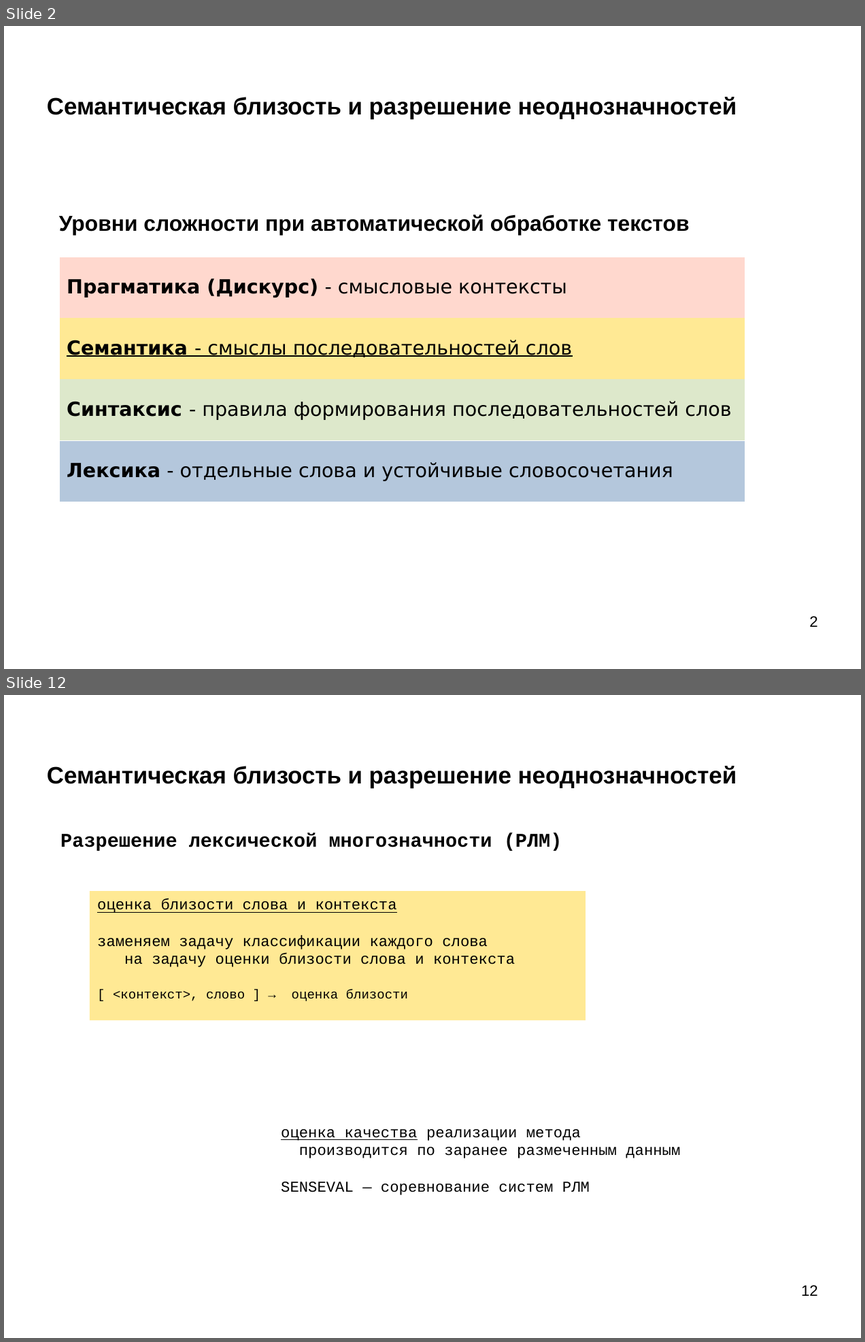
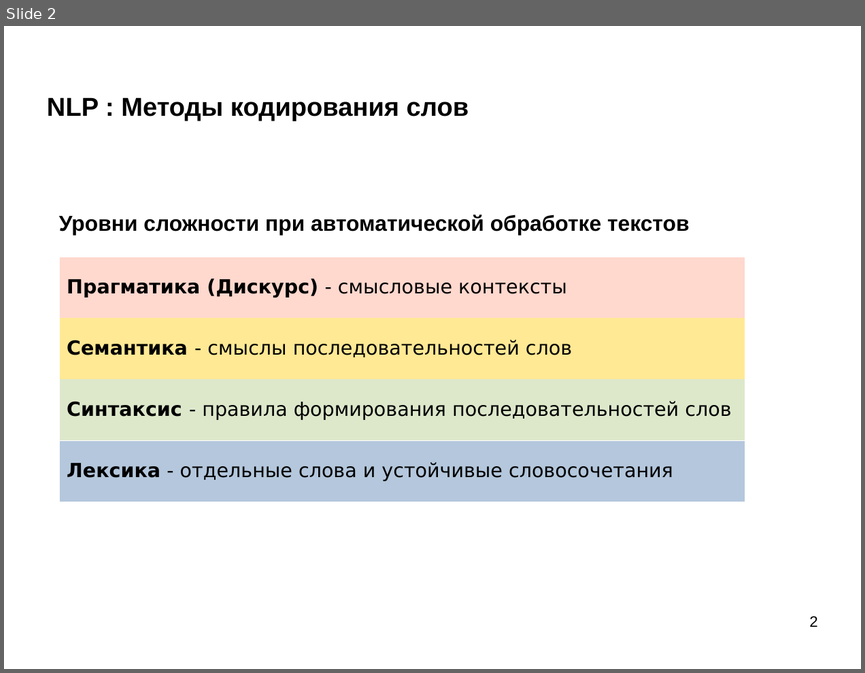
Before and after one commit to mechanoid5/ml_lectorium_legacy, a slide deck: 29-text-w2v.odp. Shown one above the other, each under a label of ours: slides 2 and 12 before the commit, slide 2 after it; the slides between them are not shown. The pictures are 865x1342 and 865x673 pixels, drawn with LibreOffice and Linux fonts; fonts in the diff are those of the drawing; background and template pictures are left out. Boxes give left, top, right and bottom in pixels: in the first picture for what was removed or moved away, otherwise in the second. Text is boxed around its words. In the diff, an @@ line names an element or a change of style, - is before the commit and + after.

```diff
--- a/29-text-w2v.odp
+++ b/29-text-w2v.odp
@@ slide 12 removed at box(4, 695, 861, 1338), background picture (left out) @@
@@ title removed at box(47, 766, 737, 788) @@
-Семантическая близость и разрешение неоднозначностей
@@ text removed at box(60, 833, 562, 851) @@
-Разрешение лексической многозначности (РЛМ)
@@ rectangle removed at box(90, 891, 585, 1020) @@
-оценка близости слова и контекста
-заменяем задачу классификации каждого слова
-на задачу оценки близости слова и контекста
-[ <контекст>, слово ] → оценка близости
@@ text removed at box(281, 1129, 680, 1195) @@
-оценка качества реализации метода
-производится по заранее размеченным данным
-SENSEVAL — соревнование систем РЛМ
@@ page number removed at box(801, 1285, 818, 1295) @@
-12
@@ slide 2 changed as well @@
@@ title at box(47, 97, 469, 121): text changed; size 22 to 24 pt @@
-Семантическая близость и разрешение неоднозначностей
+NLP : Методы кодирования слов
@@ table at box(59, 256, 745, 501) @@
@@ underline off in "Семантика - смыслы последовательностей слов" @@
```
Also in this commit, not shown: 13 other slides changed, 3 slides added, 13 other slides removed, 7 other files.
